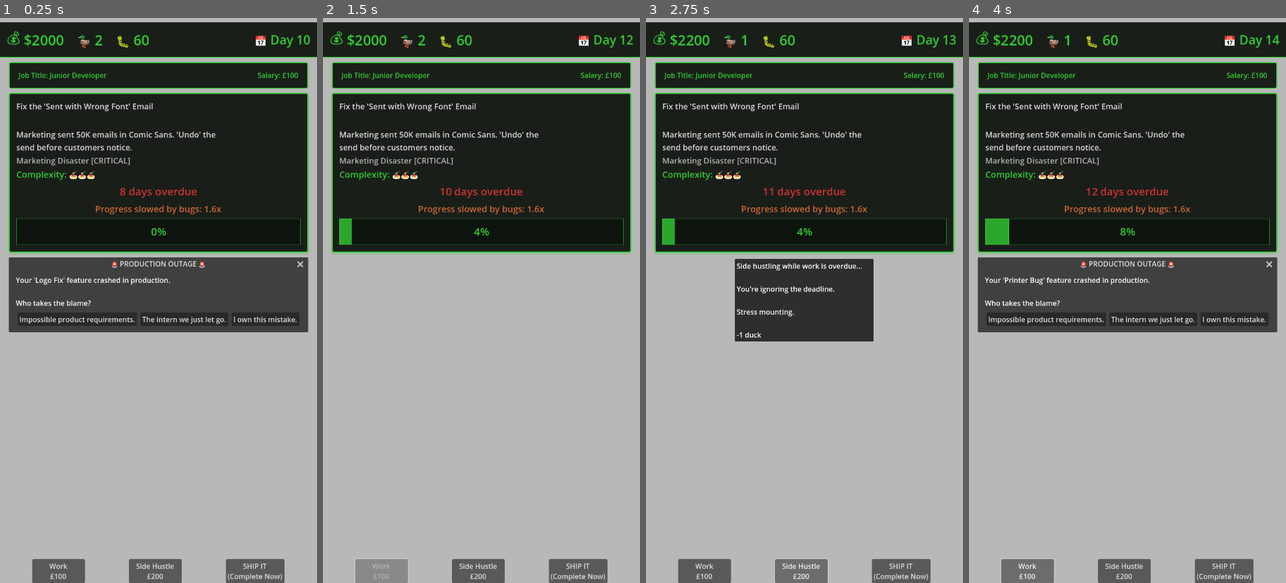
Above: before the commit, frames 1-4 (left to right).
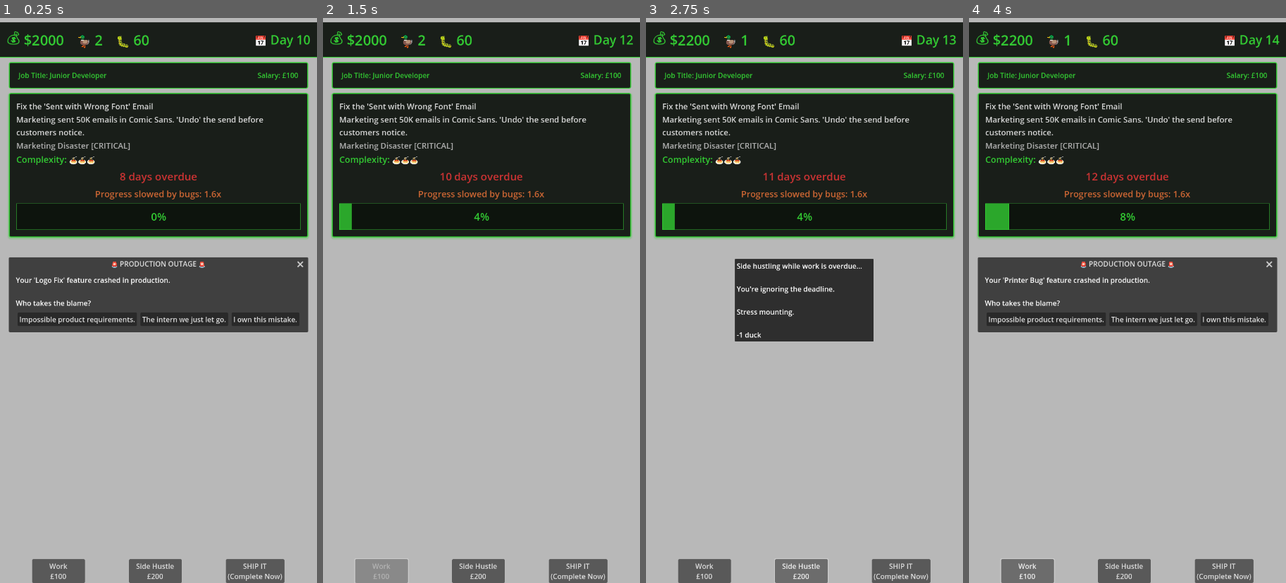
Above: after the commit, the same moments.

Repository: lmchoi/alt-f-this
Game: Godot game, scene res://scenes/game_ui.tscn
The game is run twice, just before and just after one commit, with the same random seed, the same clock (stepped at 60 frames per second) and the same inputs.
Inputs:
- Up to frame 1 (0.25 s): no input
- Up to frame 2 (1.5 s): click "The intern we just let go." at 0.5 s; click "Work £100" at 1.25 s
- Up to frame 3 (2.75 s): click "Side Hustle £200" at 2 s
- Up to frame 4 (4 s): click "SHIP IT (Complete Now)" at 2.75 s; click "Work £100" at 3.5 s

The runs differ from the first frame. In frame 1, 5.6% of the frame differs, in the area x 2-98%, y 17-42%; in frame 2, 5.7%; in frame 3, 5.7%; in frame 4, 5.9%.

Commit message:
Fix text wrapping by expanding TaskInfoContainer horizontally
🤖 Generated with [Claude Code](https://claude.com/claude-code)

Co-Authored-By: Claude <noreply@anthropic.com>

Diff:
--- a/scenes/task_panel.tscn
+++ b/scenes/task_panel.tscn
@@ -56,20 +56,20 @@
 
 [node name="TaskInfoContainer" type="VBoxContainer" parent="MarginContainer/MainContainer/TaskHeaderContainer"]
 layout_mode = 2
+size_flags_horizontal = 3
 theme_override_constants/separation = 4
 
 [node name="TaskLabel" type="Label" parent="MarginContainer/MainContainer/TaskHeaderContainer/TaskInfoContainer"]
 unique_name_in_owner = true
-custom_minimum_size = Vector2(500, 60)
 layout_mode = 2
-size_flags_horizontal = 0
+size_flags_horizontal = 3
 text = "Fix CEO's PowerPoint"
 autowrap_mode = 3
 
 [node name="DescriptionLabel" type="Label" parent="MarginContainer/MainContainer/TaskHeaderContainer/TaskInfoContainer"]
 unique_name_in_owner = true
-custom_minimum_size = Vector2(500, 0)
 layout_mode = 2
+size_flags_horizontal = 3
 text = "Description goes here"
 autowrap_mode = 3
 
